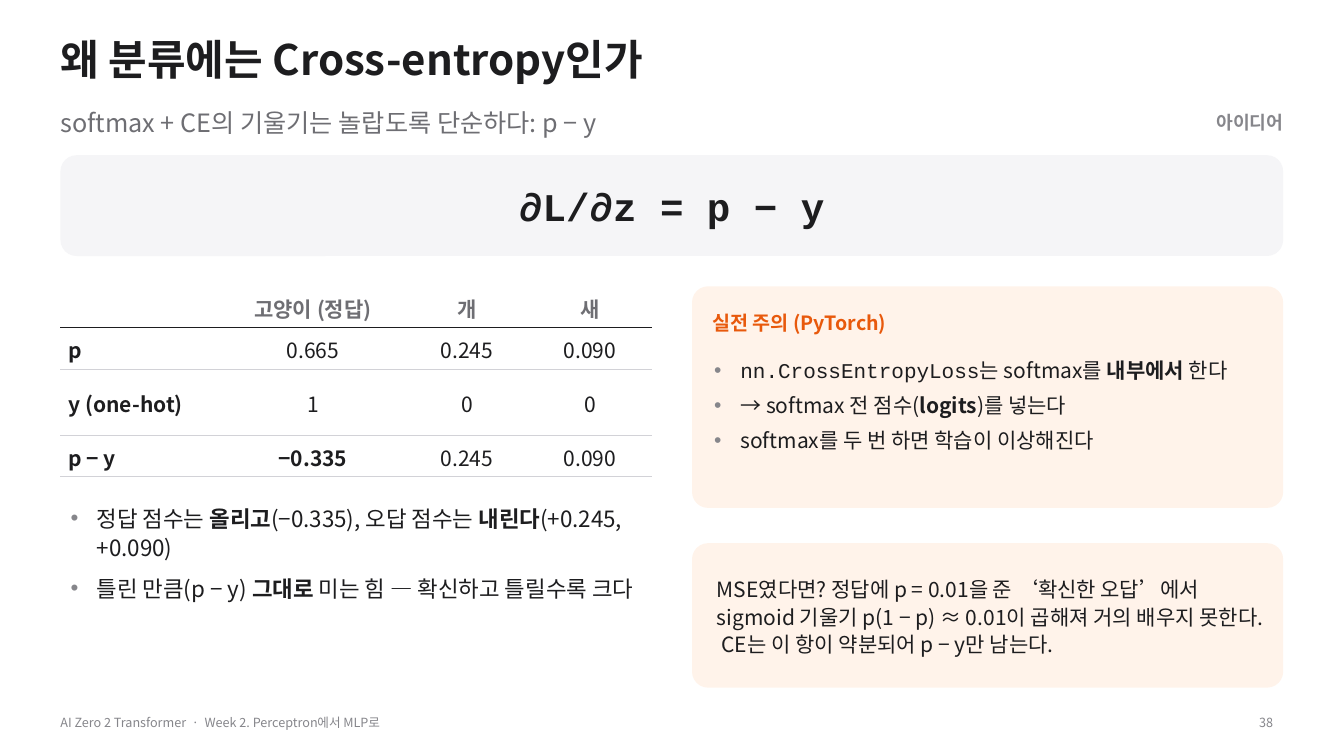
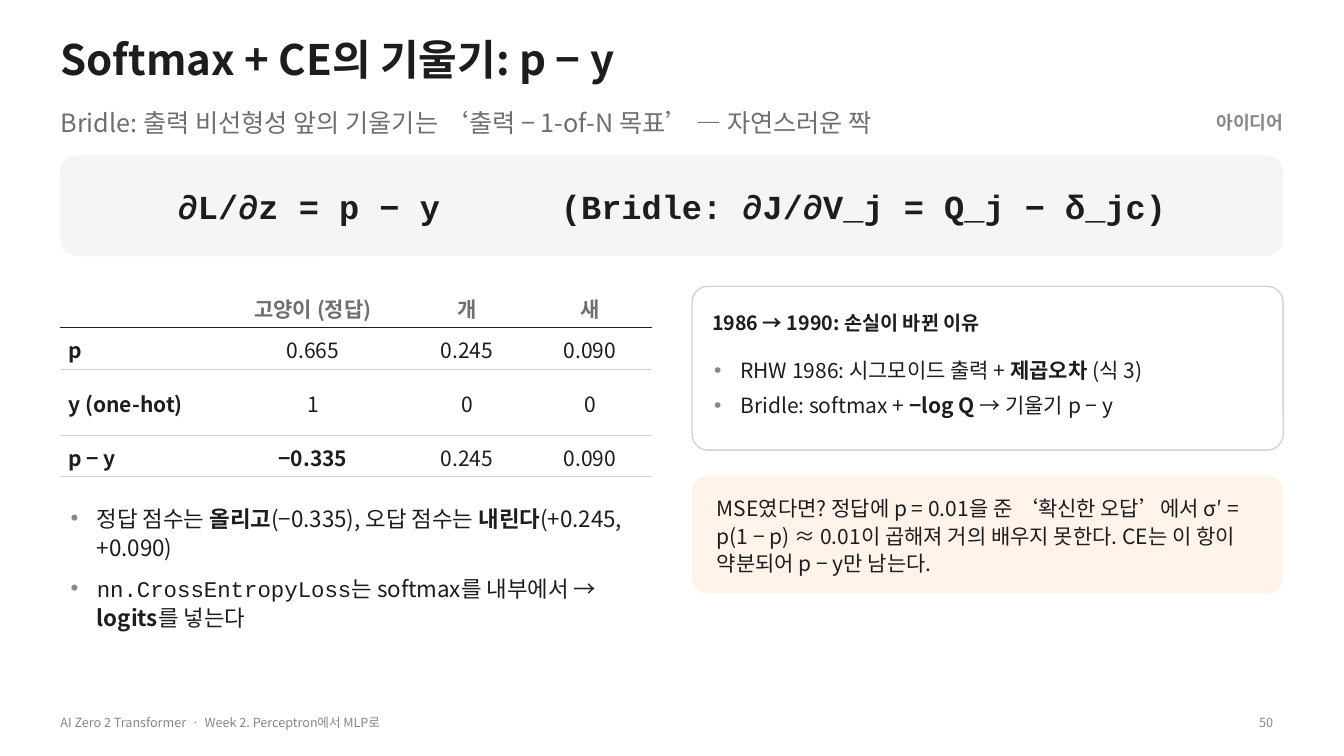
Before and after one commit to myunhh/AI-Zero-2-Transformers, a slide deck: slide 50 of lectures/week02_perceptron_to_mlp.pptx (slide 38 before the commit). Drawn at 1344x756 pixels with LibreOffice and Linux fonts; fonts in the diff are those of the drawing. Boxes give left, top, right and bottom in pixels: in the first picture for what was removed or moved away, otherwise in the second. Text is boxed around its words. In the diff, an @@ line names an element or a change of style, - is before the commit and + after.

```diff
--- a/lectures/week02_perceptron_to_mlp.pptx
+++ b/lectures/week02_perceptron_to_mlp.pptx
@@ title at [60, 39, 614, 85]: text changed @@
-왜 분류에는 Cross-entropy인가
+Softmax + CE의 기울기: p − y
@@ text at [60, 111, 872, 134]: text changed @@
-softmax + CE의 기울기는 놀랍도록 단순하다: p − y
+Bridle: 출력 비선형성 앞의 기울기는 ‘출력 − 1-of-N 목표’ — 자연스러운 짝
@@ text at [178, 194, 1166, 226]: text changed; size 28 to 24 pt @@
-∂L/∂z = p − y
+∂L/∂z = p − y (Bridle: ∂J/∂V_j = Q_j − δ_jc)
@@ rounded rectangle: place and size @@
-rounded rectangle at [693, 286, 1285, 508]
+rounded rectangle at [693, 286, 1285, 451]
@@ rounded rectangle at [693, 286, 1285, 451]: fill #FFF3EA to #FFFFFF; outline none to #D2D2D7 1 pt; proportions changed @@
@@ text at [712, 313, 980, 332]: text changed; text colour #E8590C to #1D1D1F @@
-실전 주의 (PyTorch)
+1986 → 1990: 손실이 바뀐 이유
@@ text at [740, 360, 1142, 418]: text changed @@
-• nn.CrossEntropyLoss는 softmax를 내부에서 한다
-• → softmax 전 점수(logits)를 넣는다
-• softmax를 두 번 하면 학습이 이상해진다
+• RHW 1986: 시그모이드 출력 + 제곱오차 (식 3)
+• Bridle: softmax + −log Q → 기울기 p − y
@@ rounded rectangle "MSE였다면? 정답에 p = 0.01을 ...": place and size @@
-rounded rectangle "MSE였다면? 정답에 p = 0.01을 ..." at [693, 543, 1285, 688]
+rounded rectangle "MSE였다면? 정답에 p = 0.01을 ..." at [693, 476, 1285, 594]
@@ rounded rectangle "MSE였다면? 정답에 p = 0.01을 ..." at [693, 476, 1285, 594]: proportions changed @@
@@ text in rounded rectangle at [717, 498, 1235, 576]: text changed @@
-MSE였다면? 정답에 p = 0.01을 준 ‘확신한 오답’에서 sigmoid 기울기 p(1 − p) ≈ 0.01이 곱해져 거의 배우지 못한다. CE는 이 항이 약분되어 p − y만 남는다.
+MSE였다면? 정답에 p = 0.01을 준 ‘확신한 오답’에서 σ′ = p(1 − p) ≈ 0.01이 곱해져 거의 배우지 못한다. CE는 이 항이 약분되어 p − y만 남는다.
@@ text at [97, 578, 569, 632]: text changed @@
-• 틀린 만큼(p − y) 그대로 미는 힘 — 확신하고 틀릴수록 크다
+• nn.CrossEntropyLoss는 softmax를 내부에서 → logits를 넣는다
@@ page number at [1259, 717, 1273, 727]: text changed @@
-38
+50
```
Also in this commit, not shown: 33 other slides changed, 22 slides added, 10 slides removed, 11 other files.
